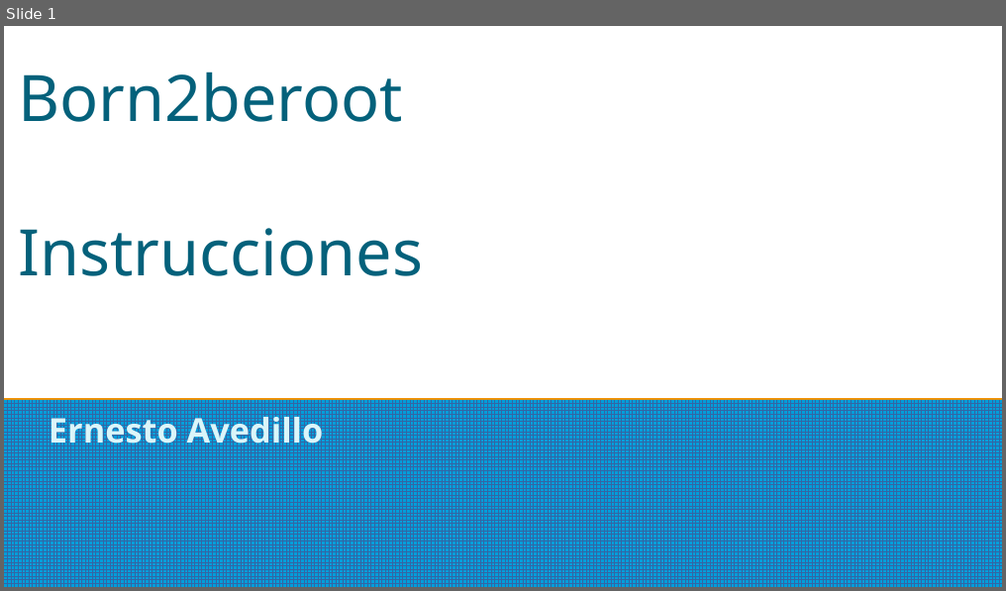
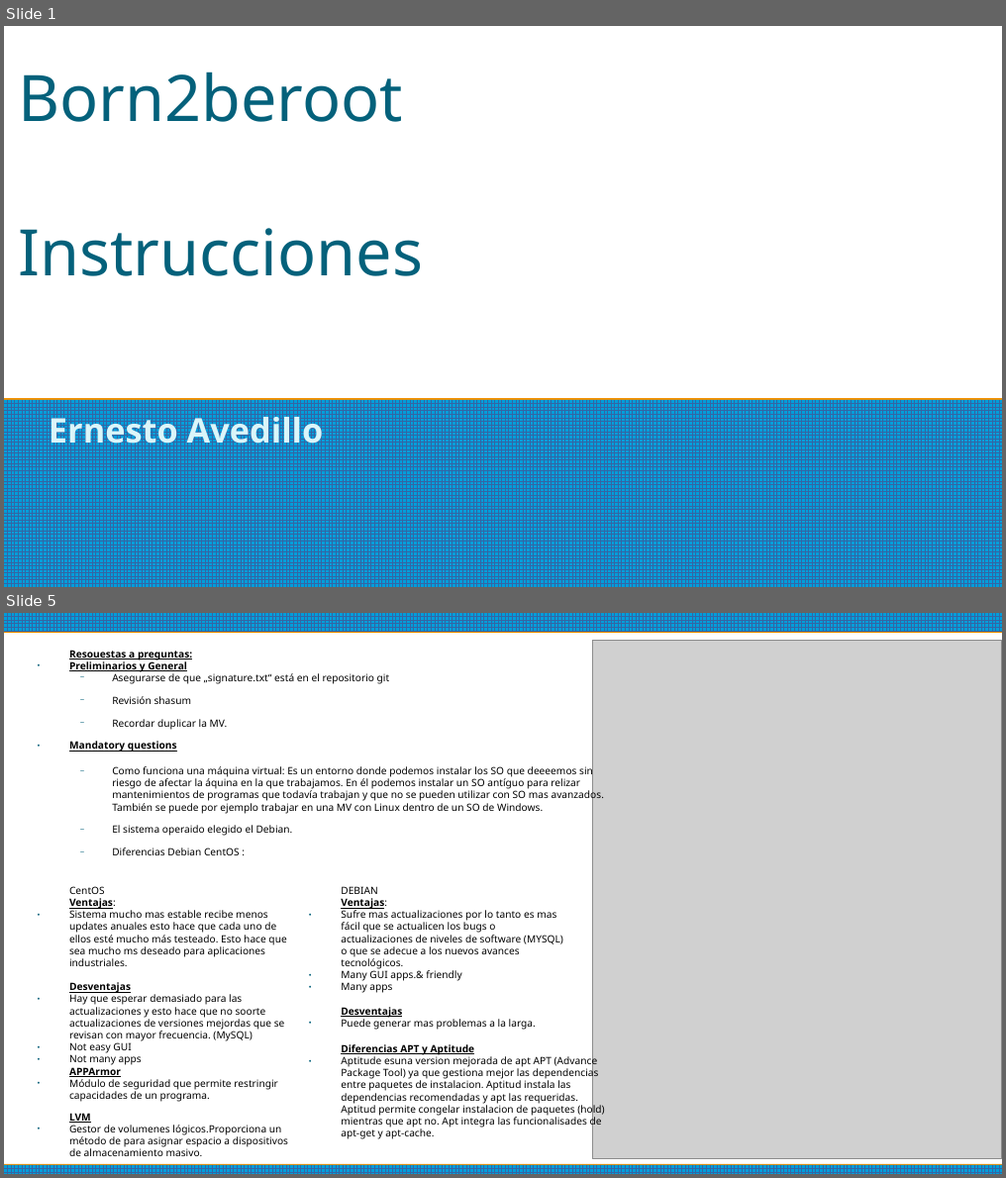
Before and after one commit to ErnestoAvedillo/42Barcelona, a slide deck: Born2beRoot/Comands to use.odp. Shown one above the other, each under a label of ours: slide 1 before the commit, slides 1 and 5 after it; the slides between them are not shown. The pictures are 1006x591 and 1006x1178 pixels, drawn with LibreOffice and Linux fonts; fonts in the diff are those of the drawing; grey boxes stand for pictures. Boxes give left, top, right and bottom in pixels: in the first picture for what was removed or moved away, otherwise in the second. Text is boxed around its words. In the diff, an @@ line names an element or a change of style, - is before the commit and + after.

```diff
--- a/Born2beRoot/Comands to use.odp
+++ b/Born2beRoot/Comands to use.odp
@@ slide 5 added at <box>4,613,1002,1174</box>, background #FFFFFF @@
@@ rectangle added at <box>4,613,1002,631</box>, fill pattern #3465A4 on #009EDA @@
@@ picture added at <box>593,640,1002,1159</box> @@
@@ text added at <box>69,650,604,856</box>, 8 pt, text #000000 @@
+Resouestas a preguntas:
+● Preliminarios y General
+  − Asegurarse de que „signature.txt“ está en el repositorio git
+  − Revisión shasum
+  − Recordar duplicar la MV.
+● Mandatory questions
+  − Como funciona una máquina virtual: Es un entorno donde podemos instalar los SO que deeeemos sin riesgo de afectar la áquina en la que trabajamos. En él podemos instalar un SO antíguo para relizar mantenimientos de programas que todavía trabajan y que no se pueden utilizar con SO mas avanzados. También se puede por ejemplo trabajar en una MV con Linux dentro de un SO de Windows.
+  − El sistema operaido elegido el Debian.
+  − Diferencias Debian CentOS :
@@ text added at <box>69,886,286,1065</box>, 8 pt, text #000000 @@
+CentOS
+Ventajas:
+● Sistema mucho mas estable recibe menos updates anuales esto hace que cada uno de ellos esté mucho más testeado. Esto hace que sea mucho ms deseado para aplicaciones industriales.
+Desventajas
+● Hay que esperar demasiado para las actualizaciones y esto hace que no soorte actualizaciones de versiones mejordas que se revisan con mayor frecuencia. (MySQL)
+● Not easy GUI
+● Not many apps
@@ text added at <box>341,886,563,1030</box>, 8 pt, text #000000 @@
+DEBIAN
+Ventajas:
+● Sufre mas actualizaciones por lo tanto es mas fácil que se actualicen los bugs o actualizaciones de niveles de software (MYSQL) o que se adecue a los nuevos avances tecnológicos.
+● Many GUI apps.& friendly
+● Many apps
+Desventajas
+● Puede generar mas problemas a la larga.
@@ text added at <box>341,1045,604,1140</box>, 8 pt, text #000000 @@
+Diferencias APT y Aptitude
+● Aptitude esuna version mejorada de apt APT (Advance Package Tool) ya que gestiona mejor las dependencias entre paquetes de instalacion. Aptitud instala las dependencias recomendadas y apt las requeridas. Aptitud permite congelar instalacion de paquetes (hold) mientras que apt no. Apt integra las funcionalisades de apt-get y apt-cache.
@@ text added at <box>69,1067,278,1102</box>, 8 pt, text #000000 @@
+APPArmor
+● Módulo de seguridad que permite restringir capacidades de un programa.
@@ text added at <box>69,1113,288,1157</box>, 8 pt, text #000000 @@
+LVM
+● Gestor de volumenes lógicos.Proporciona un método de para asignar espacio a dispositivos de almacenamiento masivo.
@@ rectangle added at <box>4,1165,1002,1174</box>, fill pattern #3465A4 on #009EDA @@
```
Also in this commit, not shown: 1 slide changed, 6 other slides added, 1 slide removed, 1 other file.
